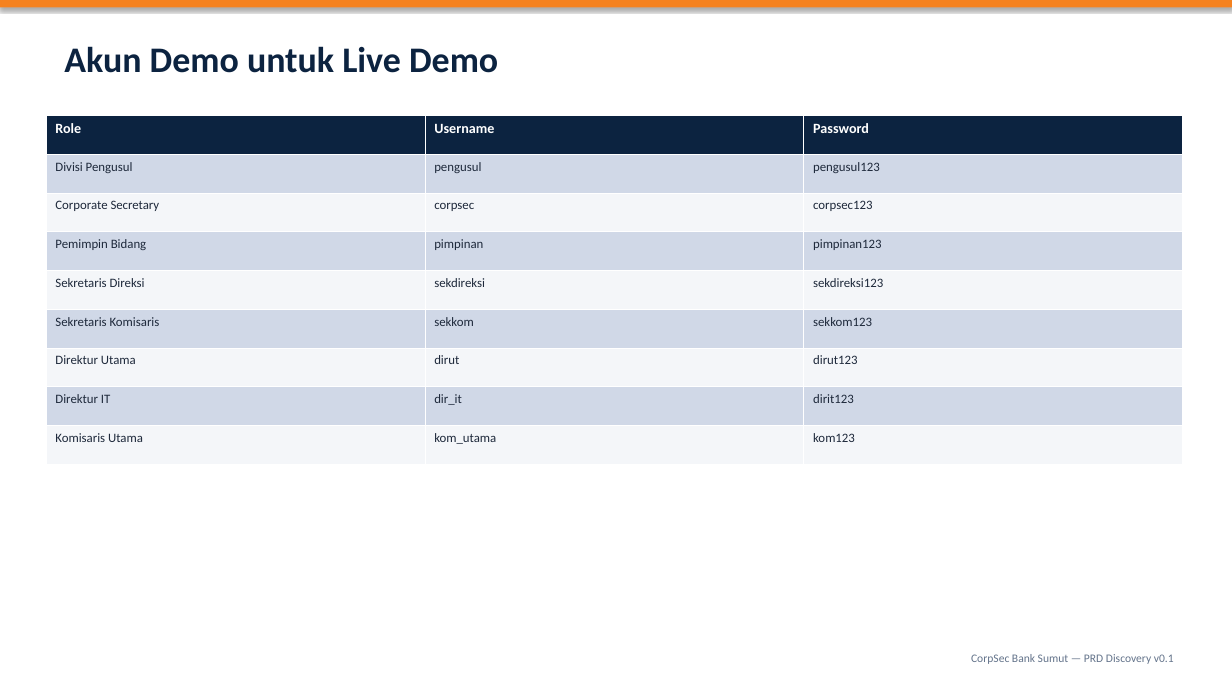
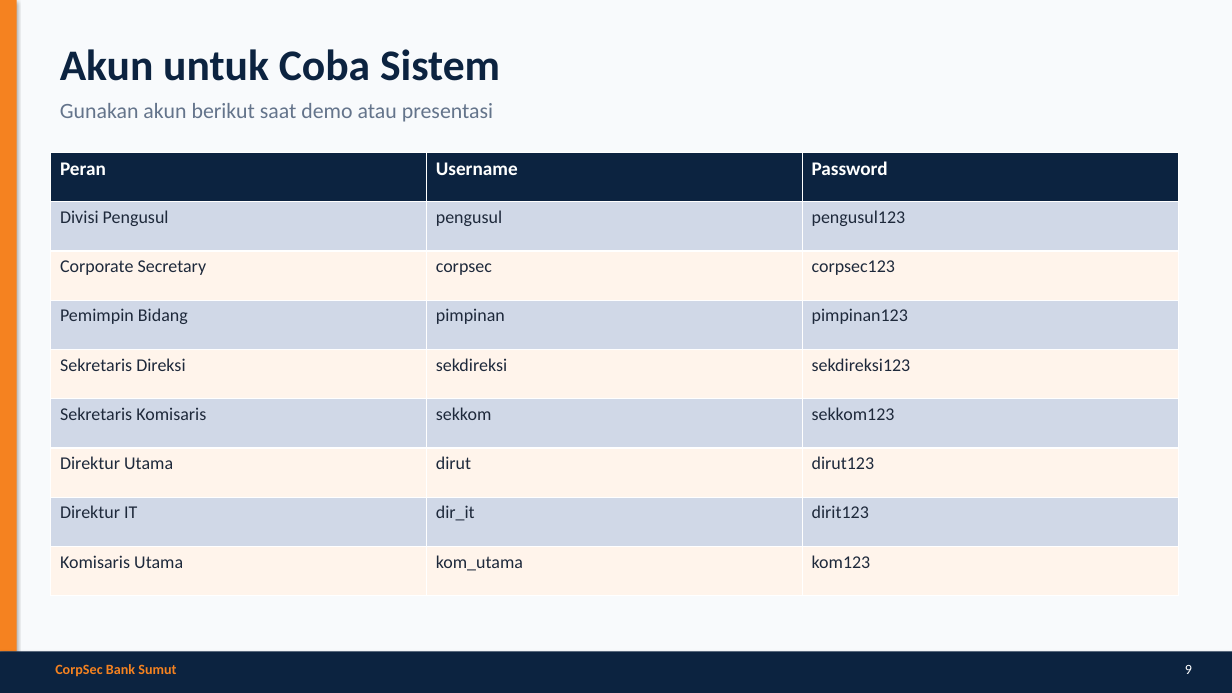
Before and after one commit to kelompok8ai/repo-day1-a, a slide deck: slide 9 of CorpSec-Bank-Sumut-Presentasi.pptx. Drawn at 1232x693 pixels with LibreOffice and Linux fonts; fonts in the diff are those of the drawing. Boxes give left, top, right and bottom in pixels: in the first picture for what was removed or moved away, otherwise in the second. Text is boxed around its words. In the diff, an @@ line names an element or a change of style, - is before the commit and + after.

```diff
--- a/CorpSec-Bank-Sumut-Presentasi.pptx
+++ b/CorpSec-Bank-Sumut-Presentasi.pptx
@@ background #FFFFFF to #F8FAFC @@
@@ rectangle: place and size @@
-rectangle at [0,0,1232,7]
+rectangle at [0,0,17,652]
@@ text at [60,49,500,122]: text changed; size 28 to 17 pt; text colour #0C2340 to #64748B; bold off @@
-Akun Demo untuk Live Demo
+Akun untuk Coba Sistem
+Gunakan akun berikut saat demo atau presentasi
@@ table at [51,152,1179,596] @@
-row 1, column 1: Role
+row 1, column 1: Peran
@@ fill #F4F6F9 to #FFF4EB in 12 cells @@
@@ size 11 to 15 pt in "Username", "Password" @@
@@ size 10 to 14 pt @@
@@ table: place and size @@
-table at [46,116,1183,465]
+table at [51,152,1179,596]
@@ rectangle added at [0,652,1232,693], fill #0C2340 @@
@@ text at [55,664,176,677]: text changed; size 9 to 11 pt; text colour #64748B to #F58220; bold on @@
-CorpSec Bank Sumut — PRD Discovery v0.1
+CorpSec Bank Sumut
@@ text added at [1185,665,1192,674], 11 pt, text #FFFFFF @@
+9
```
Also in this commit, not shown: 4 other slides changed, 10 slides added, 10 slides removed, 2 other files.
